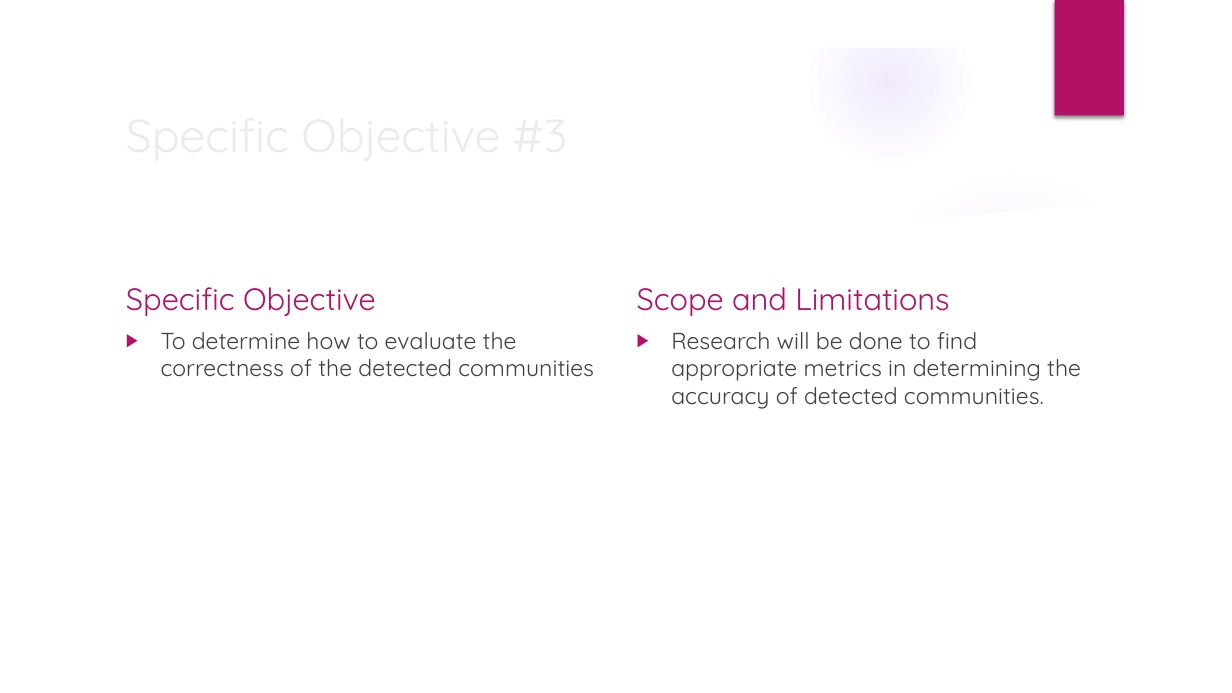
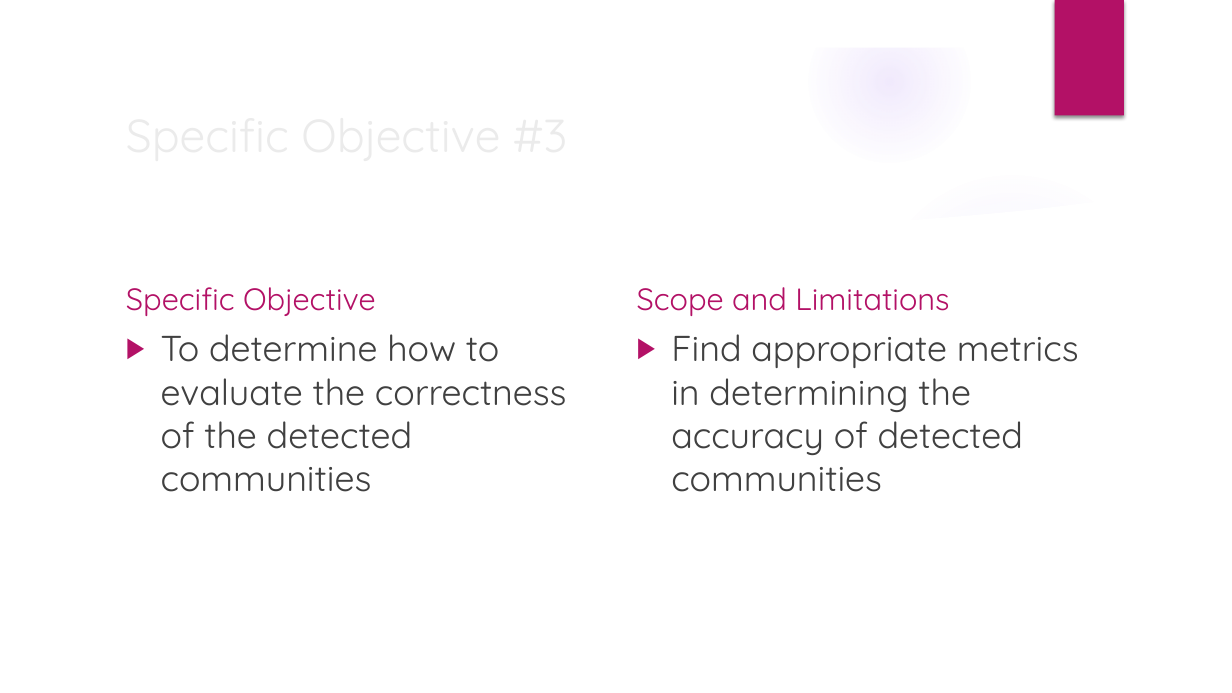
Before and after one commit to JNM-2T17/STMETRE, a slide deck: slide 10 of STMETRE_FernandezPobleteSanPedroTan_Presentation_v1.pptx (slide 11 before the commit). Drawn at 1232x693 pixels with LibreOffice and Linux fonts; fonts in the diff are those of the drawing; background and template pictures are left out. Boxes give left, top, right and bottom in pixels: in the first picture for what was removed or moved away, otherwise in the second. Text is boxed around its words. In the diff, an @@ line names an element or a change of style, - is before the commit and + after.

```diff
--- a/STMETRE_FernandezPobleteSanPedroTan_Presentation_v1.pptx
+++ b/STMETRE_FernandezPobleteSanPedroTan_Presentation_v1.pptx
@@ text "To determine how to evaluate ..." at (x1=161, y1=334, x2=567, y2=492): size 18 to 28 pt @@
@@ text at (x1=671, y1=334, x2=1079, y2=492): text changed; size 18 to 28 pt @@
-▶ Research will be done to find appropriate metrics in determining the accuracy of detected communities.
+▶ Find appropriate metrics in determining the accuracy of detected communities
```
Also in this commit, not shown: 7 other slides changed, 2 slides added, 2 slides removed.
